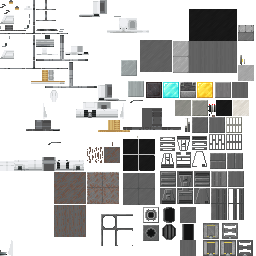
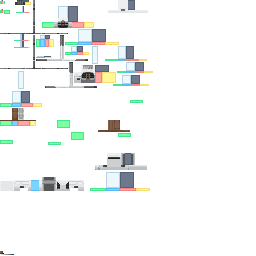
The second 256px x 256px image is a revision of the first. Changes to its layers:
hid "base", painted on it over (0, 0, 254, 256)
added layer "flaps" above "sabine" over (0, 0, 148, 255)
showed "sabine", painted on it over (0, 0, 153, 191)
